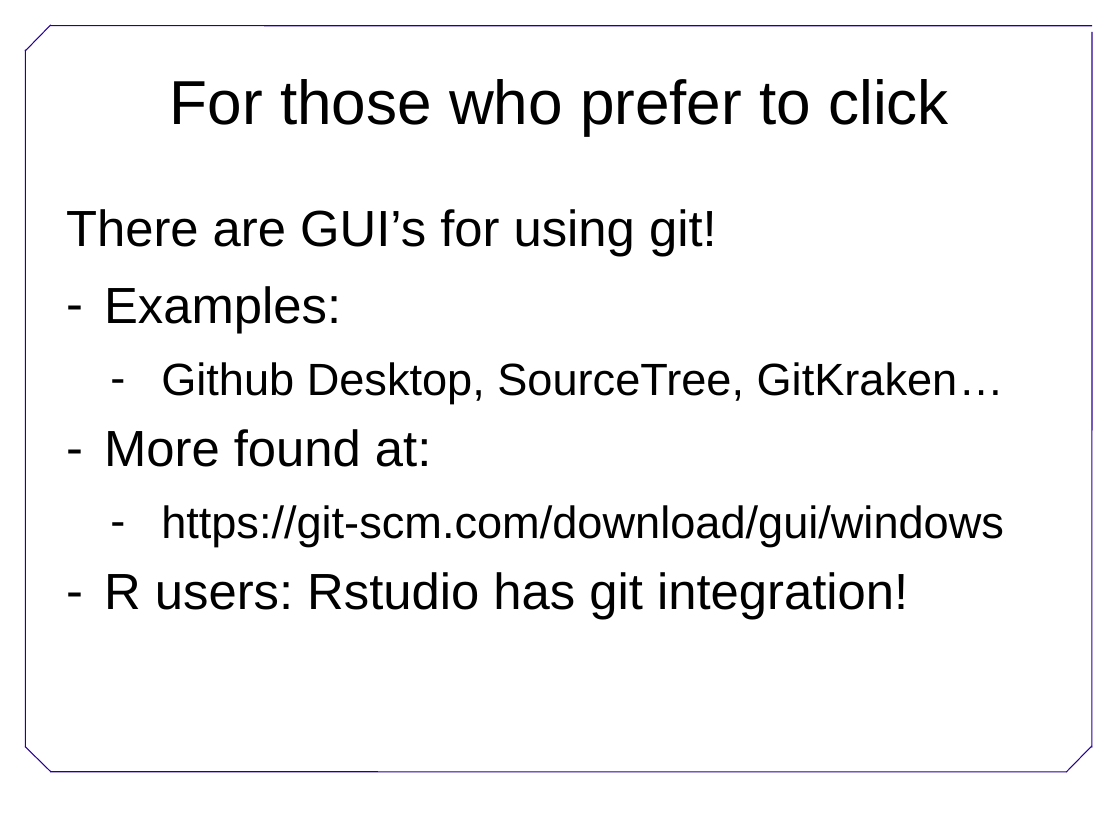
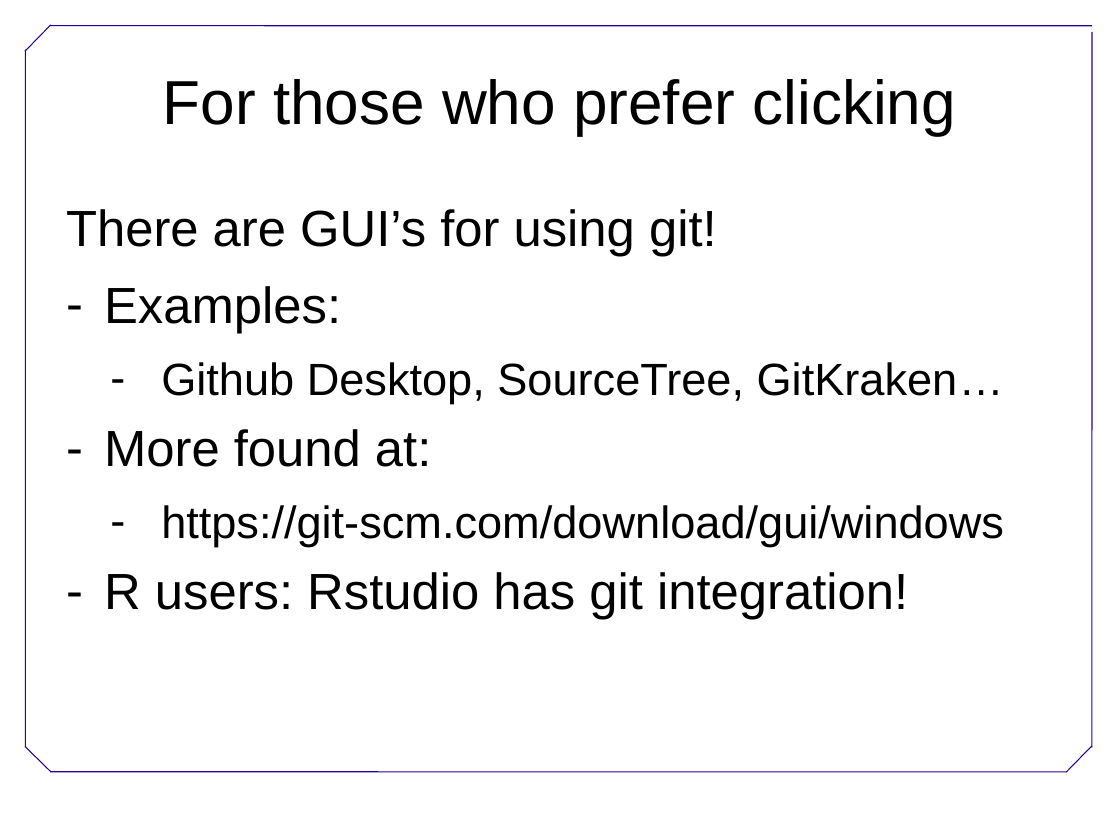
Before and after one commit to sstevens2/2017-08-02-chicago-frb, a slide deck: slide 23 of _extras/2017-08-03-git_motivation.ppt (slide 22 before the commit). Drawn at 1120x840 pixels with LibreOffice and Linux fonts; fonts in the diff are those of the drawing; background and template pictures are left out. Boxes give left, top, right and bottom in pixels: in the first picture for what was removed or moved away, otherwise in the second. Text is boxed around its words. In the diff, an @@ line names an element or a change of style, - is before the commit and + after.

```diff
--- a/_extras/2017-08-03-git_motivation.ppt
+++ b/_extras/2017-08-03-git_motivation.ppt
@@ title at (x1=163, y1=79, x2=955, y2=135): text changed @@
-For those who prefer to click
+For those who prefer clicking
```
Also in this commit, not shown: 1 slide added, 1 other file.
